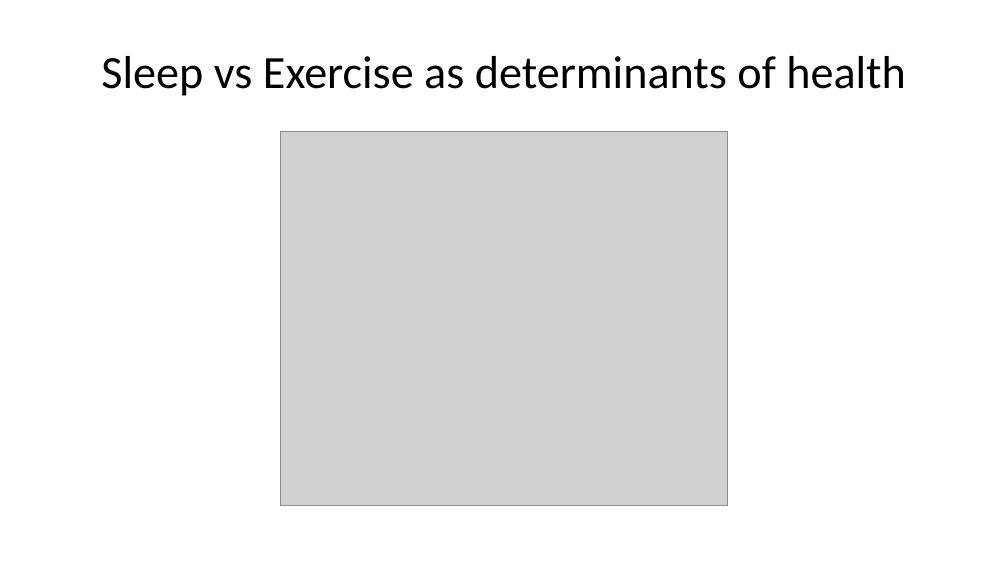
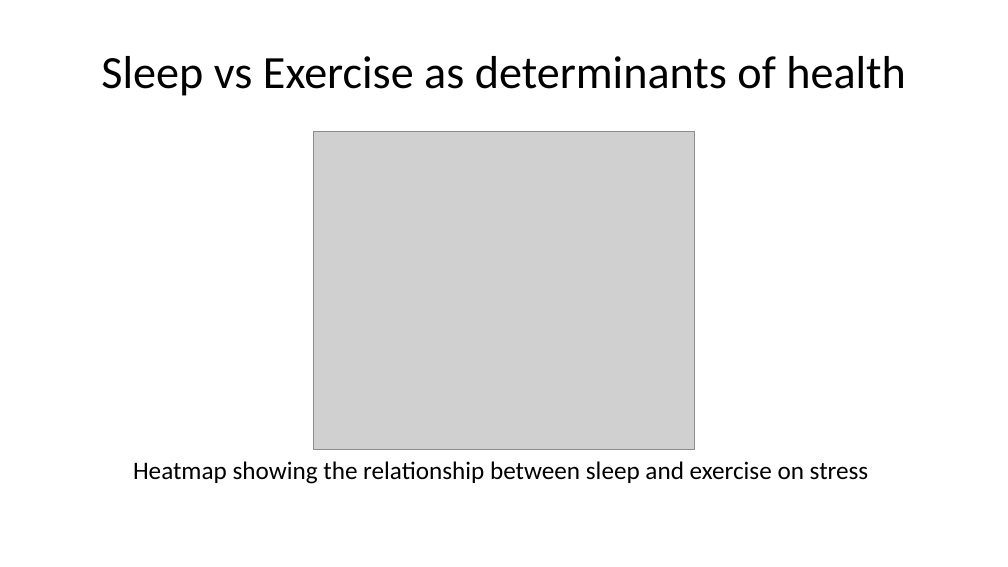
Before and after one commit to mattthomo/22892435, a slide deck: slide 3 of Question_5/Question_5_README.pptx. Drawn at 1008x567 pixels with LibreOffice and Linux fonts; fonts in the diff are those of the drawing; grey boxes stand for pictures. Boxes give left, top, right and bottom in pixels: in the first picture for what was removed or moved away, otherwise in the second. Text is boxed around its words. In the diff, an @@ line names an element or a change of style, - is before the commit and + after.

```diff
--- a/Question_5/Question_5_README.pptx
+++ b/Question_5/Question_5_README.pptx
@@ picture: place and size @@
-picture at [280,132,728,506]
+picture at [313,132,695,450]
@@ text added at [133,461,869,484], 18 pt, text #000000 @@
+Heatmap showing the relationship between sleep and exercise on stress
```
Also in this commit, not shown: 1 other slide changed, 3 slides added, 2 slides removed, 12 other files.
